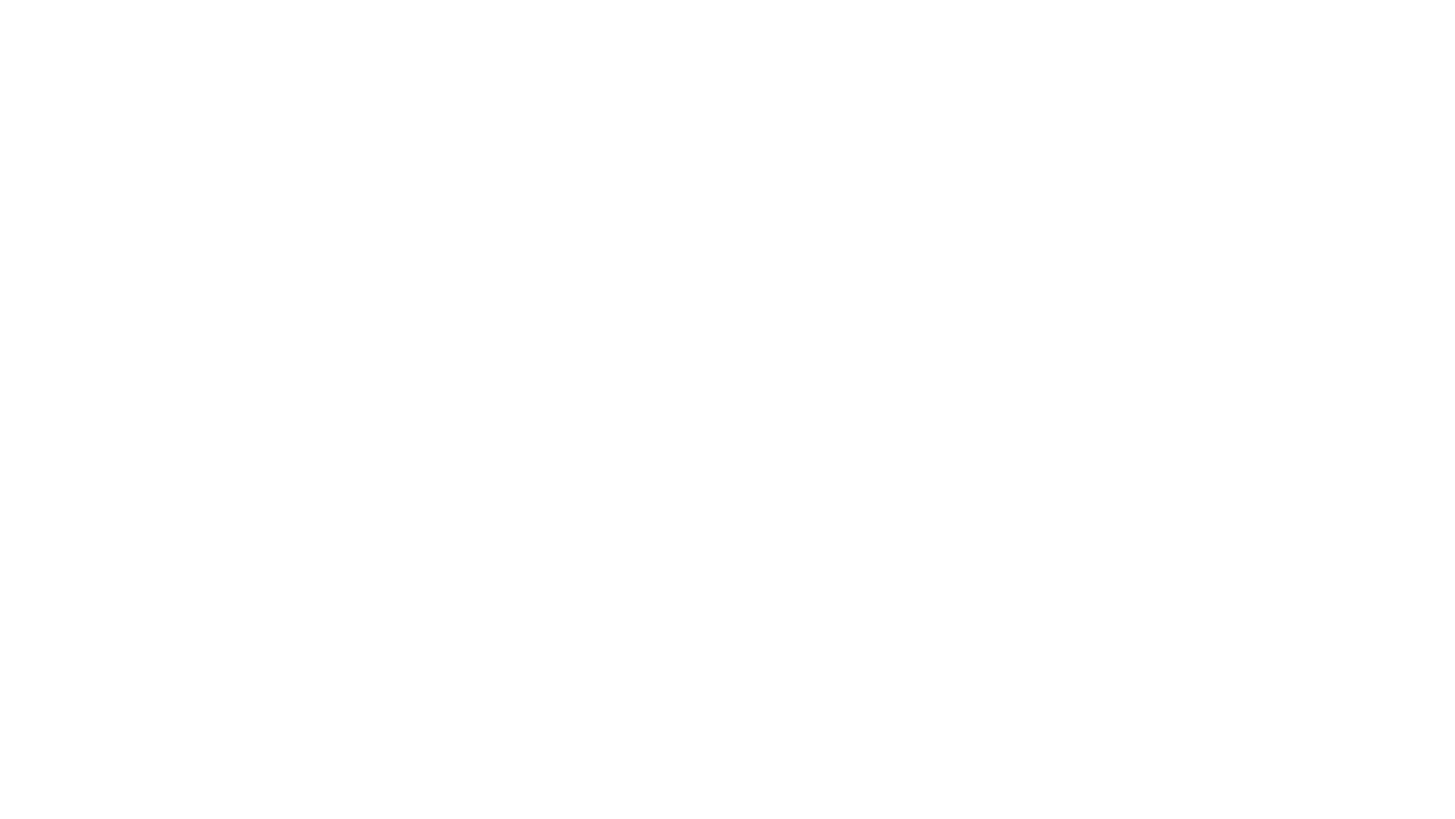
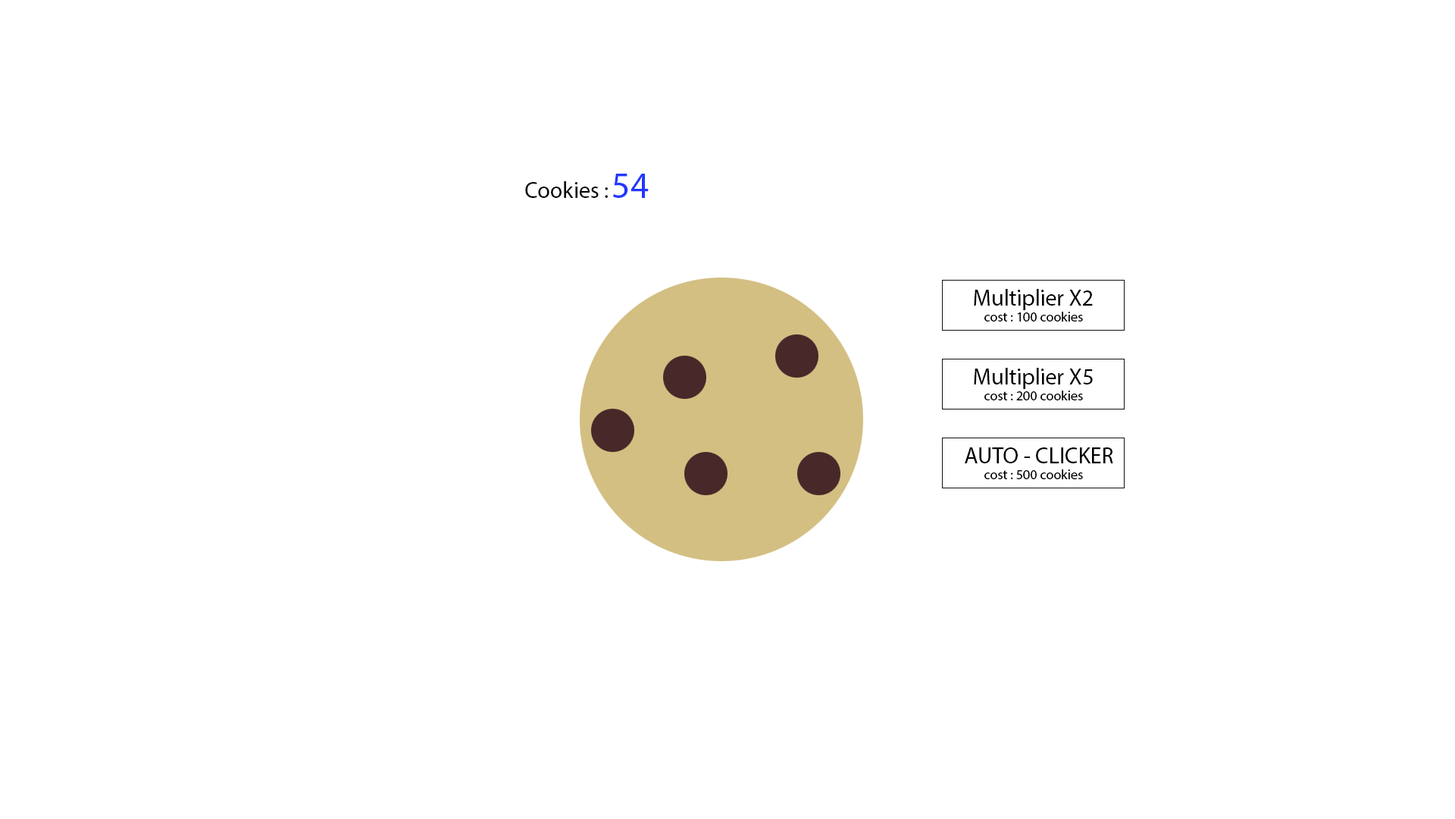
Layer changes from the first 1455px x 819px image to the second:
added layer "54" above "cost : 500 cookies" over [613, 173, 649, 198]
added layer "cost : 500 cookies" above "AUTO - CLICKER" over [984, 469, 1084, 480]
added layer "AUTO - CLICKER" above "cost : 200 cookies" over [964, 447, 1114, 464]
added layer "cost : 200 cookies" above "Multiplier X5" over [984, 390, 1084, 401]
added layer "Multiplier X5" above "cost : 100 cookies" over [974, 367, 1094, 389]
added layer "cost : 100 cookies" above "Multiplier X2" over [984, 311, 1084, 322]
added layer "Multiplier X2" above "Rectangle 1 copy 2" over [974, 288, 1094, 311]
added layer "Rectangle 1 copy 2" above "Rectangle 1 copy" over [942, 437, 1125, 489]
added layer "Rectangle 1 copy" above "Rectangle 1" over [942, 358, 1125, 410]
added layer "Rectangle 1" above "Cookies :" over [942, 279, 1125, 331]
added layer "Cookies :" above "Layer 3 copy 4" over [525, 181, 608, 198]
renamed "Layer 2" to "Layer 3 copy 4", painted on it over [525, 173, 1125, 561]
